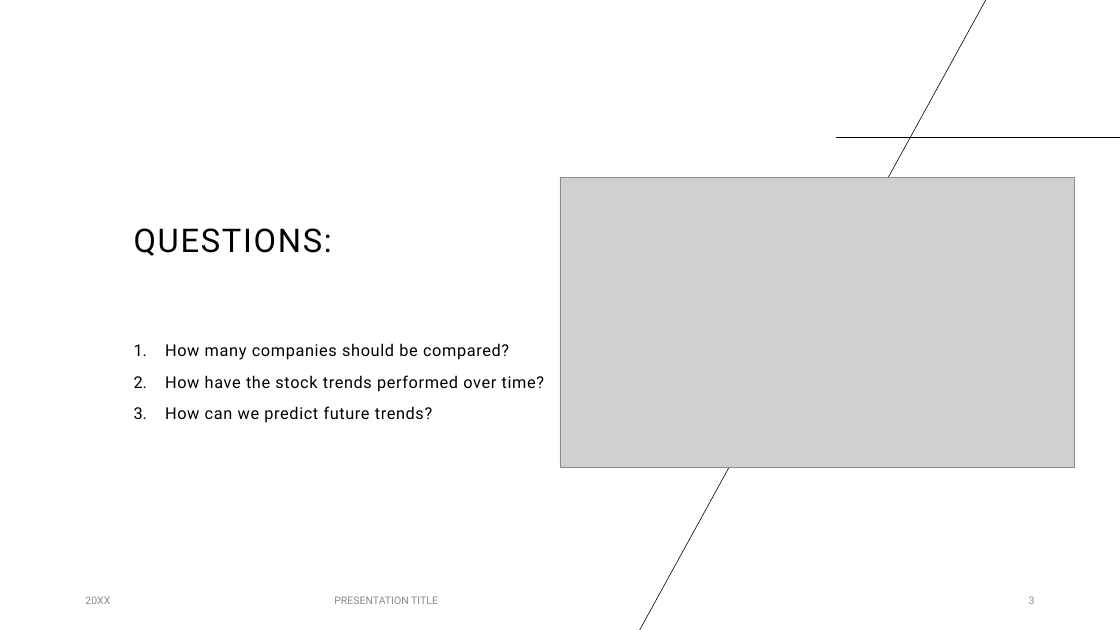
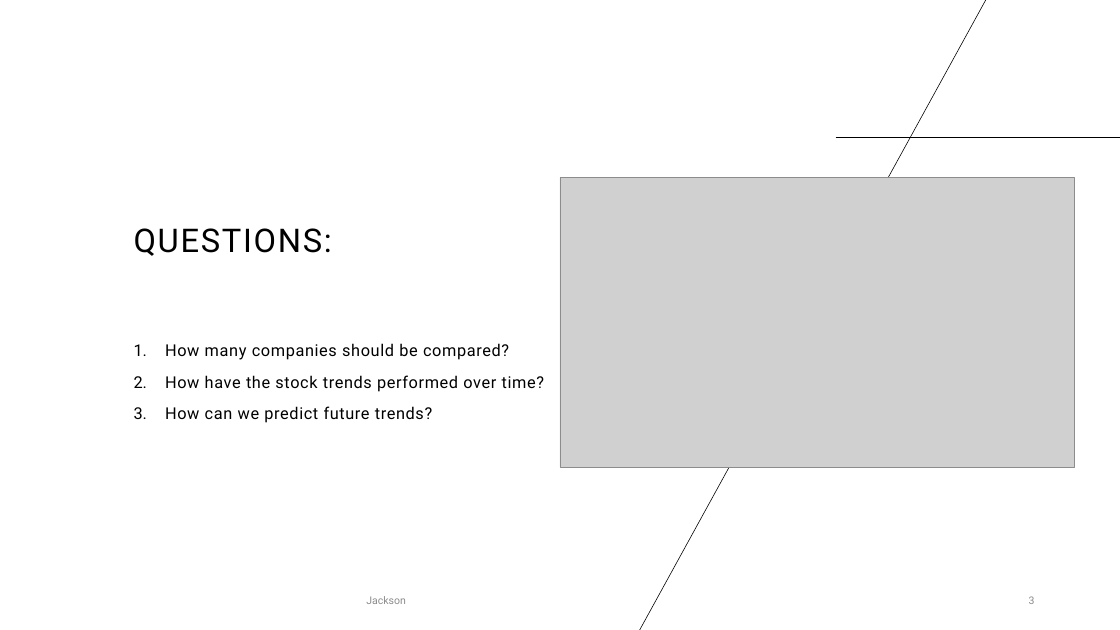
Before and after one commit to proctorsjackson/group_3_project_1, a slide deck: slide 3 of Powerpoint.pptx. Drawn at 1120x630 pixels with LibreOffice and Linux fonts; fonts in the diff are those of the drawing; grey boxes stand for pictures. Boxes give left, top, right and bottom in pixels: in the first picture for what was removed or moved away, otherwise in the second. Text is boxed around its words. In the diff, an @@ line names an element or a change of style, - is before the commit and + after.

```diff
--- a/Powerpoint.pptx
+++ b/Powerpoint.pptx
@@ text removed at [85,596,110,604] @@
-20XX
@@ text at [366,596,406,604]: text changed @@
-PRESENTATION TITLE
+Jackson
```
Also in this commit, not shown: 5 other slides changed, 2 slides added, 1 other file.
